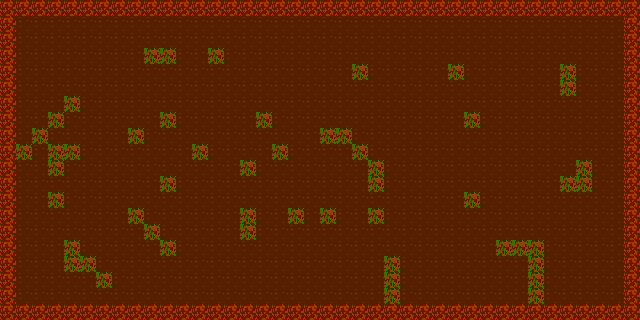
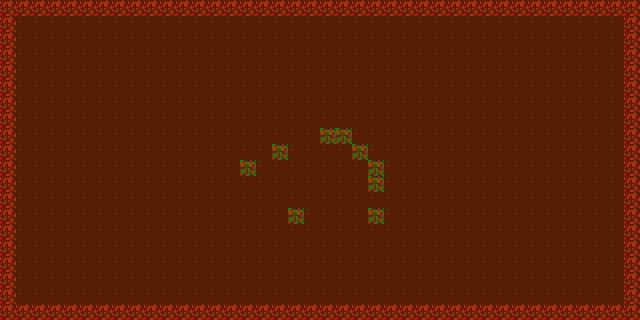
Layers edited between the first and the second 640 x 320 image:
removed layer "Layer 31" over [160, 112, 176, 128]
removed layer "Layer 40" over [320, 208, 336, 224]
removed layer "Layer 38" over [528, 240, 544, 256]
removed layer "Layer 37" over [528, 256, 544, 272]
removed layer "Layer 36" over [528, 272, 544, 288]
removed layer "Layer 30" over [528, 288, 544, 304]
removed layer "Layer 33" over [448, 64, 464, 80]
removed layer "Layer 32" over [464, 192, 480, 208]
removed layer "Layer 29" over [256, 112, 272, 128]
removed layer "Layer 28" over [240, 208, 256, 224]
removed layer "Layer 63" over [160, 240, 176, 256]
removed layer "Layer 62" over [128, 128, 144, 144]
removed layer "Layer 61" over [48, 192, 64, 208]
removed layer "Layer 72" over [96, 272, 112, 288]
removed layer "Layer 71" over [80, 256, 96, 272]
removed layer "Layer 70" over [64, 256, 80, 272]
removed layer "Layer 69" over [64, 240, 80, 256]
removed layer "Layer 68" over [160, 48, 176, 64]
removed layer "Layer 67" over [144, 48, 160, 64]
removed layer "Layer 60" over [352, 64, 368, 80]
removed layer "Layer 59" over [64, 96, 80, 112]
removed layer "Layer 58" over [208, 48, 224, 64]
removed layer "Layer 57" over [560, 80, 576, 96]
removed layer "Layer 56" over [560, 64, 576, 80]
…and 20 more changes (20 removed)
